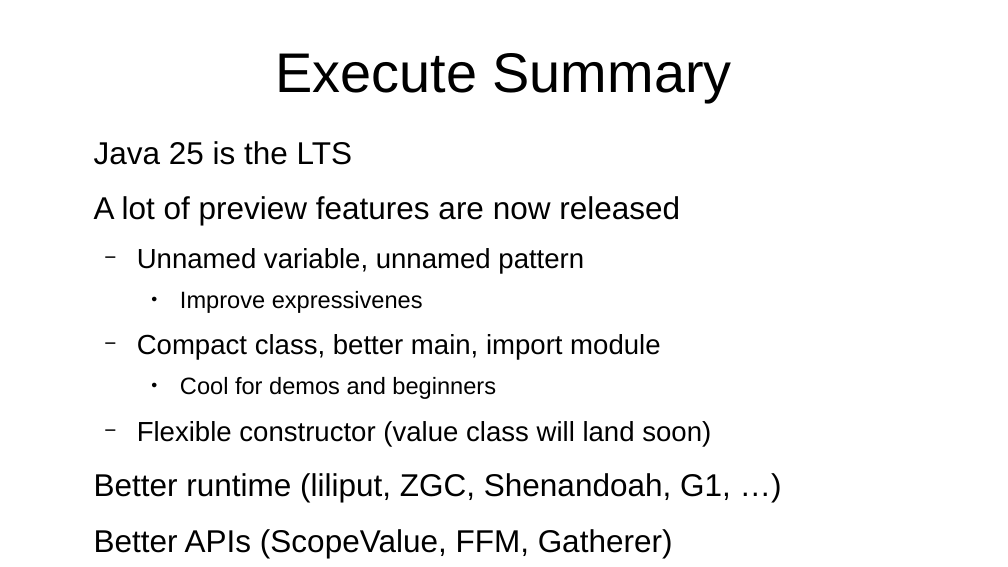
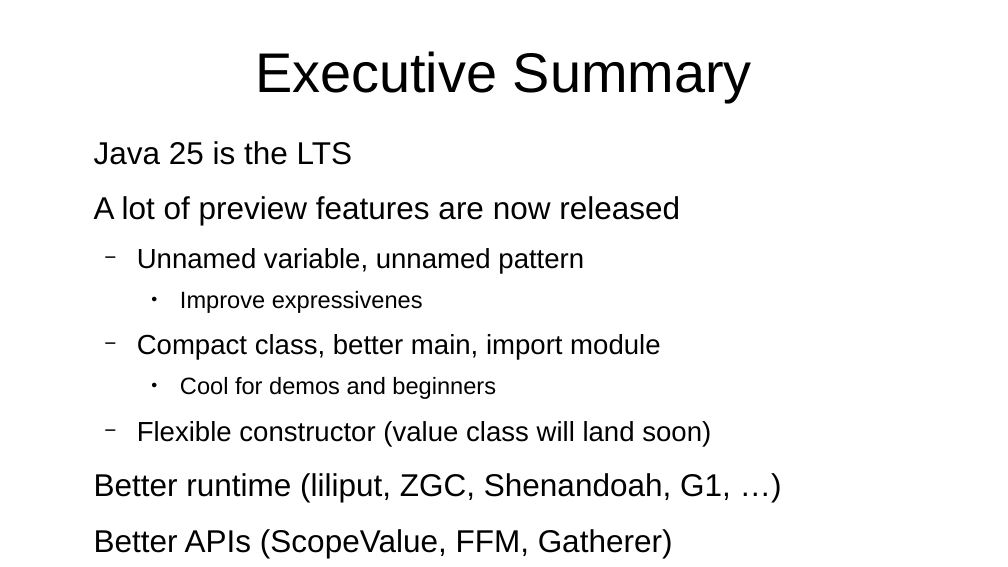
Before and after one commit to forax/java-25-demo, a slide deck: slide 37 of java-25.odp (slide 36 before the commit). Drawn at 1008x567 pixels with LibreOffice and Linux fonts; fonts in the diff are those of the drawing. Boxes give left, top, right and bottom in pixels: in the first picture for what was removed or moved away, otherwise in the second. Text is boxed around its words. In the diff, an @@ line names an element or a change of style, - is before the commit and + after.

```diff
--- a/java-25.odp
+++ b/java-25.odp
@@ title at (x1=255, y1=51, x2=752, y2=102): text changed @@
-Execute Summary
+Executive Summary
```
Also in this commit, not shown: 2 other slides changed, 1 slide added, 1 other file.
